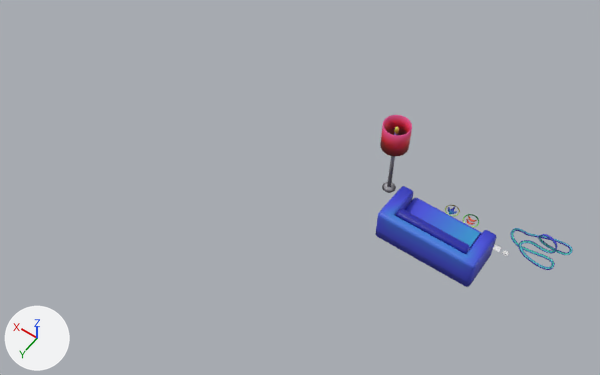
One commit to the Blender file Assets/Models/EyeForcz-models.blend: the scene before it, then after it.
One viewpoint serves both versions: a 50 mm lens placed at (-21.0, 141.7, 193.5), pointed at (61.9, 25.6, 11.1). The lights are fixed; the arrows at lower left show +X, +Y and +Z.

Names of what the first picture shows: 'Airplane-2', 'arrow-icon', 'boost-icon', 'car-track', 'lamp', 'referenceCouch'.
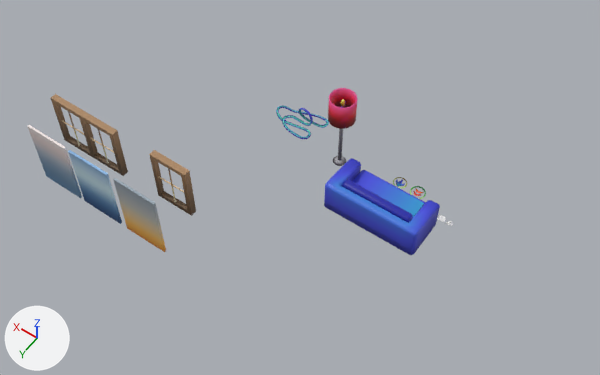
Commit message: added windows and sky planes

Changed parts and their boxes (x1, y1, x2, y2) in the pictures (600 x 375 px):
'referenceCouch', moved
    before: (376, 186, 497, 287)
    after: (324, 158, 440, 255)
'lamp', moved
    before: (380, 115, 412, 193)
    after: (328, 88, 357, 166)
'window-double', added (brown)
    after: (51, 94, 128, 176)
'sky-1', added
    after: (113, 178, 166, 252)
'sky-2', added (blue)
    after: (68, 150, 122, 224)
'sky-3', added
    after: (27, 125, 82, 198)
'car-track', moved
    before: (510, 228, 573, 270)
    after: (276, 105, 329, 139)
'window-single', added (brown)
    after: (149, 150, 196, 216)
'boost-icon', moved
    before: (463, 214, 479, 228)
    after: (410, 186, 426, 199)
'arrow-icon', moved
    before: (445, 205, 460, 216)
    after: (393, 177, 407, 188)
'Airplane-2', moved
    before: (493, 245, 501, 252)
    after: (437, 215, 446, 222)

The change, as a list of edits to the scene's bpy script:
```text
Add me_cube:
    me_cube.from_pydata(...)  # 234 vertices, 176 faces; spans x -6.4..6.4, y -1.0..1.0, z 0.0..18.6
    me_cube.materials.append(mat_gardientmaterial)  # picture img_gradient_map_png_002
Add me_cube_001:
    me_cube_001.from_pydata(...)  # 464 vertices, 347 faces; spans x -6.4..18.2, y -1.0..1.0, z 0.0..18.6
    me_cube_001.materials.append(mat_gardientmaterial)  # picture img_gradient_map_png_002
Add me_cube_004:
    me_cube_004.from_pydata(...)  # a box spanning x -7.1..7.1, y -0.3..0.3, z -11.2..11.2
    me_cube_004.materials.append(mat_gardientmaterial)  # picture img_gradient_map_png_002
Add me_cube_003:
    me_cube_003.from_pydata(...)  # a box spanning x -7.1..7.1, y -0.3..0.3, z -11.2..11.2
    me_cube_003.materials.append(mat_gardientmaterial)  # picture img_gradient_map_png_002
Add me_cube_005:
    me_cube_005.from_pydata(...)  # a box spanning x -7.1..7.1, y -0.3..0.3, z -11.2..11.2
    me_cube_005.materials.append(mat_gardientmaterial)  # picture img_gradient_map_png_002
Change ob_boost_icon:
    ob_boost_icon.location: (20.2, 0.0, 0.0) -> (37.7, 0.0, 0.0)
Change ob_arrow_icon:
    ob_arrow_icon.location: (26.3, -0.1, 0.0) -> (43.9, -0.1, 0.0)
Change ob_lamp:
    ob_lamp.location: (45.7, 3.2, 0.0) -> (63.2, 3.2, 0.0)
Change ob_airplane_2:
    ob_airplane_2.location: (9.7, 3.2, 0.0) -> (27.3, 3.2, 0.0)
Change ob_car_track:
    ob_car_track.location: (0.0, 0.0, 0.0) -> (81.7, 0.0, 0.0)
Change ob_referencecouch:
    ob_referencecouch.location: (25.1, 13.2, 0.0) -> (42.6, 13.2, 0.0)
Add ob_window_single:
    ob_window_single = bpy.data.objects.new('window-single', me_cube)
    ob_window_single.location = (92.5, 44.1, 0.2)
Add ob_window_double:
    ob_window_double = bpy.data.objects.new('window-double', me_cube_001)
    ob_window_double.location = (118.5, 44.7, 0.2)
Add ob_sky_3:
    ob_sky_3 = bpy.data.objects.new('sky-3', me_cube_004)
    ob_sky_3.location = (125.1, 57.9, 9.5)
Add ob_sky_2:
    ob_sky_2 = bpy.data.objects.new('sky-2', me_cube_003)
    ob_sky_2.location = (109.2, 57.9, 9.5)
Add ob_sky_1:
    ob_sky_1 = bpy.data.objects.new('sky-1', me_cube_005)
    ob_sky_1.location = (92.3, 57.9, 9.5)
```
